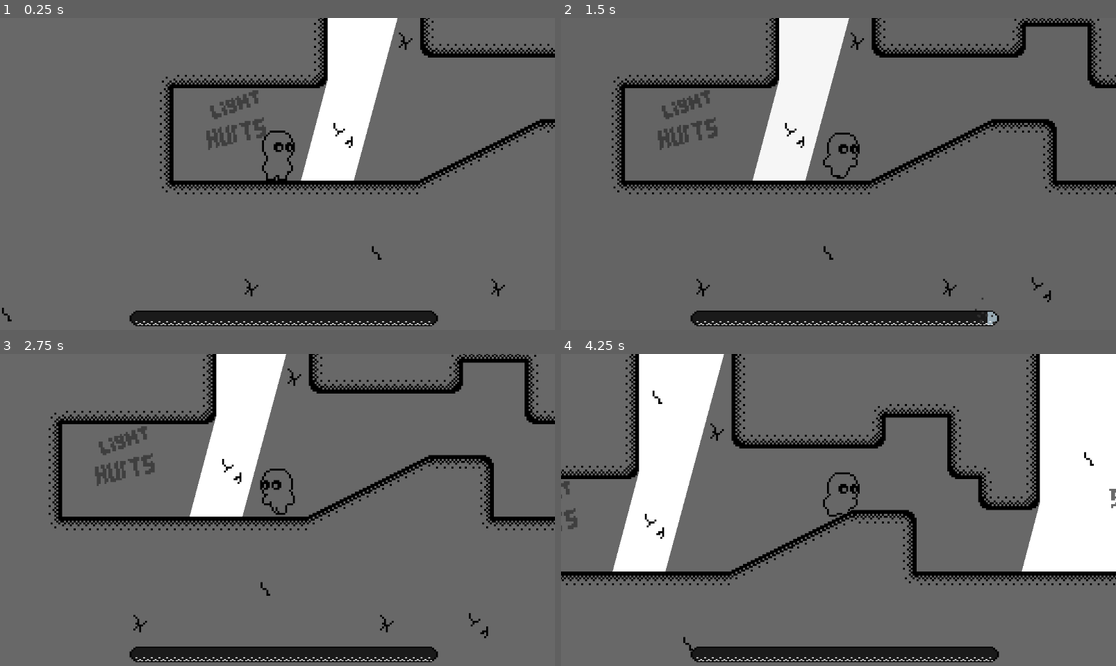
Above: before the commit, frames 1-4 (two rows, left to right).
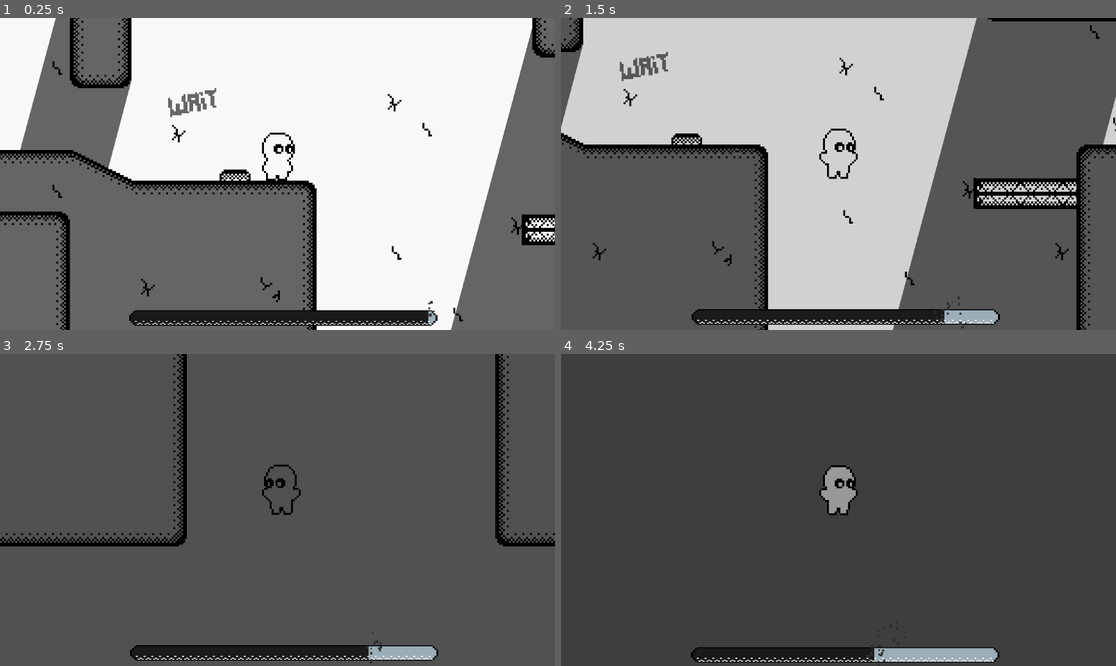
Above: after the commit, the same moments.

Repository: AyaPK/stylised-sidescroller
Game: Godot game, scene res://scenes/main.tscn
Two runs of this game, one before a commit and one after it. Both use one fixed random seed, a clock stepped at 60 frames per second and the inputs below.
Inputs:
- Up to frame 1 (0.25 s): no input
- Up to frame 2 (1.5 s): hold D (move_right) from 0.53 s (still down); tap W (jump) at 0.77 s
- Up to frame 3 (2.75 s): tap W (jump) at 1.52 s; release D (move_right) at 2.03 s; hold A (move_left) from 2.03 s (still down)
- Up to frame 4 (4.25 s): release A (move_left) at 2.78 s; hold D (move_right) from 2.78 s (still down); tap W (jump) at 3.02, 3.77 s

The runs differ from the first frame. In frame 1, 51% of the frame differs, in the area x 0-100%, y 0-100%; in frame 2, 52%; in frame 3, 15%; in frame 4, 97%.

Commit message:
Make moving platform more sensible

Diff:
--- a/scenes/main.tscn
+++ b/scenes/main.tscn
@@ -8,7 +8,7 @@
 
 [sub_resource type="Curve2D" id="Curve2D_tbgi4"]
 _data = {
-"points": PackedVector2Array(0, 0, 0, 0, -42, 0, 0, 0, 0, 0, -402, 0)
+"points": PackedVector2Array(0, 0, 0, 0, -42, 0, 0, 0, 0, 0, -468, 2)
 }
 point_count = 2
 
@@ -23,7 +23,7 @@
 tile_map_data = PackedByteArray("AAAAAAcAAAABAAAAAAAAAAgAAAAAAAAAAAAAAAkAAAAAAAAAAAAAAAoAAAAAAAAAAAAAAAsAAAAAAAAAAAABAA …(15408 unchanged characters)…
 
 [node name="player" parent="." instance=ExtResource("1_o5qli")]
-position = Vector2(216, 424)
+position = Vector2(4527, 336)
 
 [node name="DirectionalLight2D" type="DirectionalLight2D" parent="."]
 rotation = 0.261799
@@ -43,7 +43,7 @@
 position = Vector2(3616, 192)
 
 [node name="MovingPlatform" parent="." instance=ExtResource("5_tbgi4")]
-position = Vector2(5145, 413)
+position = Vector2(5204, 486)
 looping = false
 
 [node name="Path2D" type="Path2D" parent="MovingPlatform"]
